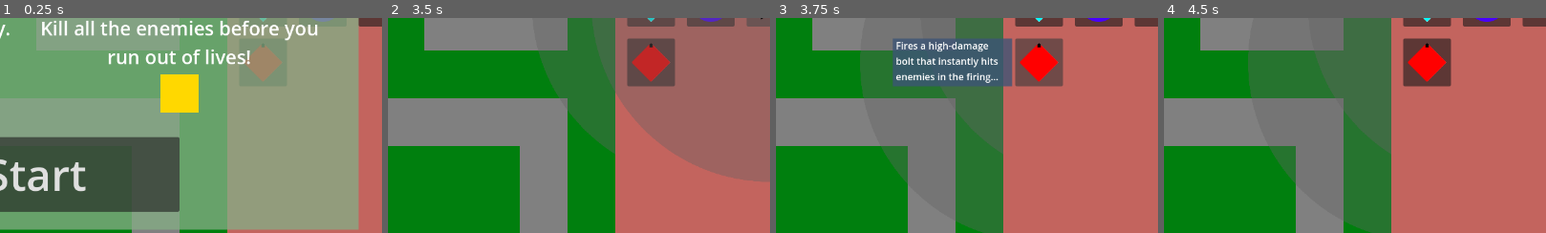
Above: before the commit, frames 1-4 (left to right).
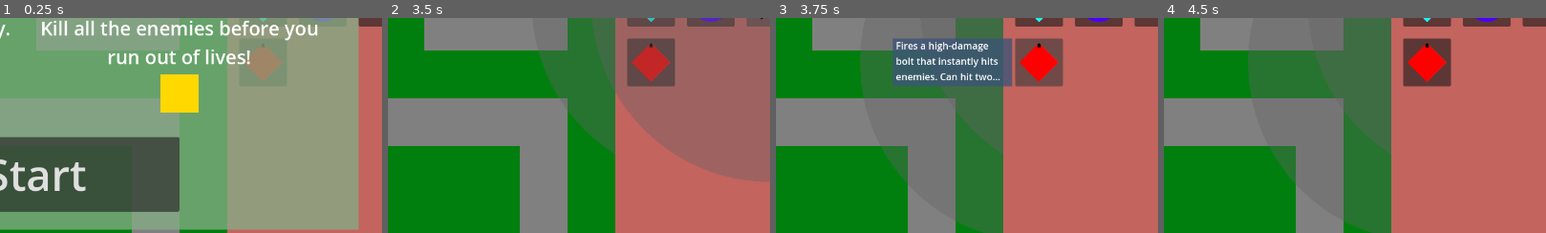
Above: after the commit, the same moments.

Repository: phrasmotica/godot-tower-defence
Game: Godot game, scene res://scenes/game.tscn
Two runs of this game, one before a commit and one after it. Both use one fixed random seed, a clock stepped at 60 frames per second and the inputs below.
Inputs (mouse positions are % of the whole screen's width and height, from its top left):
- Up to frame 1 (0.25 s): no input
- Up to frame 2 (3.5 s): click "Start" at 0.5 s; click (80, 33) at 1.25 s; click (88, 33) at 2 s; click (95, 33) at 2.75 s
- Up to frame 3 (3.75 s): click (80, 47) at 3.5 s
- Up to frame 4 (4.5 s): tap Enter (ui_accept) at 4.25 s; move the mouse to (72, 45) at 4.27 s; hold Shift (fast_forward) from 4.28 s (still down); tap . (next_tower) at 4.35 s; click (72, 45) at 4.42 s
The pictures show only the part of the screen within x 45-95%, y 37-87%; the shares and areas given below are measured in that part.

Frames 1-2 are identical in both runs. In frame 3, 0.3% of the frame differs, in the area x 41-59%, y 25-31%; in frame 4, nothing differs.

Commit message:
Add upgrade to sniper tower, for which the bolt can penetrate all enemies

Diff:
--- a/scenes/sniper_tower.tscn
+++ b/scenes/sniper_tower.tscn
@@ -267,7 +267,7 @@
 [node name="SniperTower" type="Node2D"]
 script = ExtResource("1_ta74e")
 tower_name = "Sniper"
-tower_description = "Fires a high-damage bolt that instantly hits enemies in the firing line."
+tower_description = "Fires a high-damage bolt that instantly hits enemies. Can hit two enemies with each bolt."
 price = 5
 
 [node name="DetectMouse" type="Control" parent="."]
@@ -331,7 +331,7 @@
 shape = SubResource("CircleShape2D_yqvqw")
 
 [node name="Level0" parent="Levels" node_paths=PackedStringArray("upgrades") instance=ExtResource("6_5un4q")]
-upgrades = [null, null]
+upgrades = [NodePath("Level1")]
 
 [node name="Sprite" parent="Levels/Level0" index="0"]
 rotation = 1.5708
@@ -344,9 +344,31 @@
 rotate_speed = 5
 projectile_range = 4
 projectile_knockback = 90.0
+penetration_count = 1
+
+[node name="EffectStats" parent="Levels/Level0" index="2"]
+stats_enabled = false
+
+[node name="Level1" parent="Levels/Level0" instance=ExtResource("6_5un4q")]
+visible = false
+level_description = "Bolt can penetrate through all enemies!"
+price = 5
+
+[node name="Sprite" parent="Levels/Level0/Level1" index="0"]
+modulate = Color(0.266667, 1, 1, 1)
+rotation = 1.5708
+sprite_frames = SubResource("SpriteFrames_o8dqj")
+
+[node name="Stats" parent="Levels/Level0/Level1" index="1"]
+stats_enabled = false
+damage = 4
+fire_rate = 0.4
+rotate_speed = 5
+projectile_range = 4
+projectile_knockback = 90.0
 infinite_penetration = true
 
-[node name="EffectStats" parent="Levels/Level0" index="2"]
+[node name="EffectStats" parent="Levels/Level0/Level1" index="2"]
 stats_enabled = false
 
 [node name="AnimationPlayer" type="AnimationPlayer" parent="Levels"]
@@ -371,3 +393,4 @@
 [connection signal="bolt" from="Barrel" to="." method="_on_barrel_bolt"]
 
 [editable path="Levels/Level0"]
+[editable path="Levels/Level0/Level1"]
--- a/scripts/ray_cast_damage.gd
+++ b/scripts/ray_cast_damage.gd
@@ -6,6 +6,11 @@
     if bolt_stats.infinite_penetration:
         while enemy_collider != null:
             enemy_collider = process_enemy(ray_cast, enemy_collider, bolt_stats)
+    elif bolt_stats.penetration_count > 0:
+        for i in range(bolt_stats.penetration_count + 1):
+            if enemy_collider != null:
+                print("Ray cast penetrating enemy " + str(i))
+                enemy_collider = process_enemy(ray_cast, enemy_collider, bolt_stats)
     else:
         process_enemy(ray_cast, enemy_collider, bolt_stats)
 
